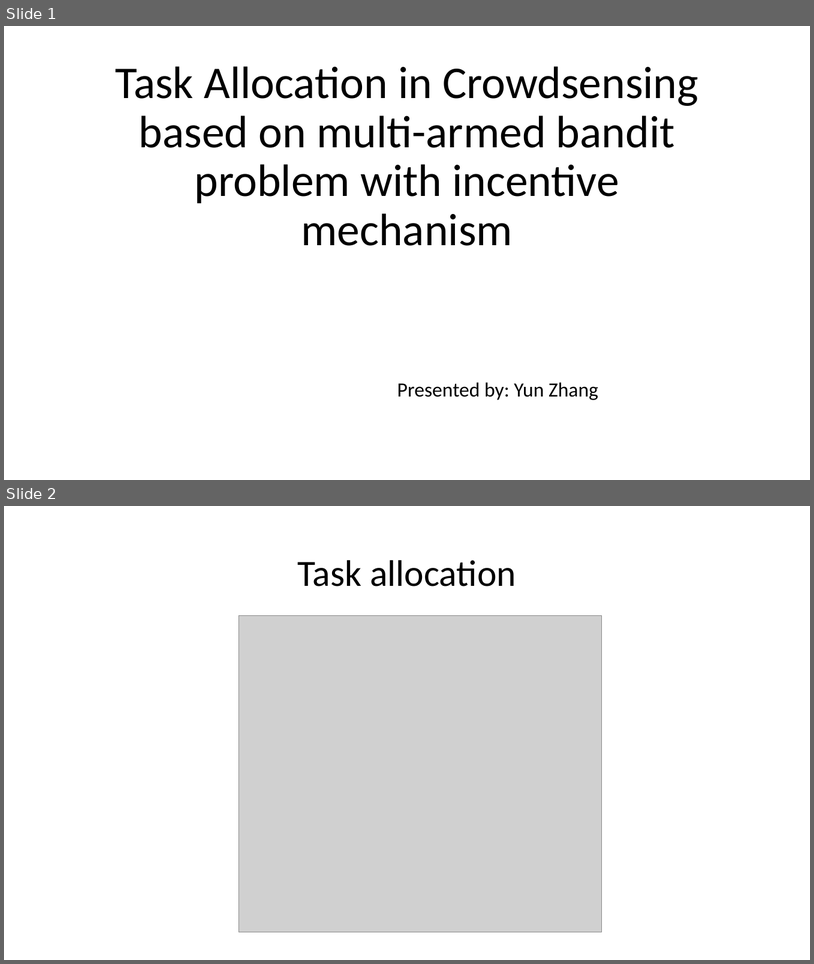
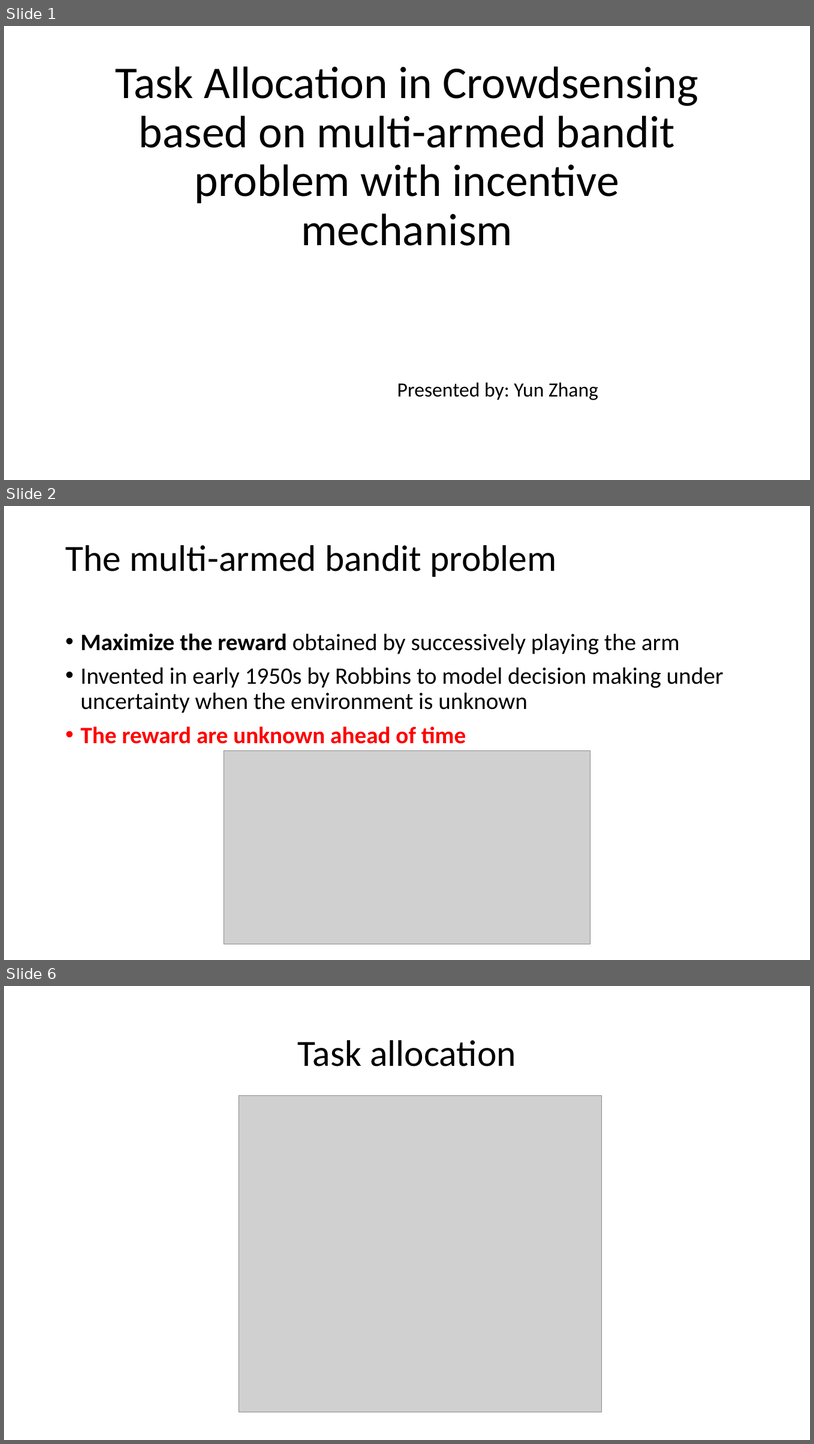
Before and after one commit to lemondy/MABPaper, a slide deck: paper/MAB_TA.pptx. Shown one above the other, each under a label of ours: slides 1 and 2 before the commit, slides 1, 2 and 6 after it; the slides between them are not shown. The pictures are 814x964 and 814x1444 pixels, drawn with LibreOffice and Linux fonts; fonts in the diff are those of the drawing; grey boxes stand for pictures. Boxes give left, top, right and bottom in pixels: in the first picture for what was removed or moved away, otherwise in the second. Text is boxed around its words. In the diff, an @@ line names an element or a change of style, - is before the commit and + after.

```diff
--- a/paper/MAB_TA.pptx
+++ b/paper/MAB_TA.pptx
@@ slide 2 added at (x1=4, y1=506, x2=810, y2=960), background #FFFFFF @@
@@ title added at (x1=65, y1=545, x2=557, y2=577), 44 pt, text #000000 @@
+The multi-armed bandit problem
@@ text added at (x1=81, y1=633, x2=724, y2=744), 28 pt, text #000000 @@
+• Maximize the reward obtained by successively playing the arm
+• Invented in early 1950s by Robbins to model decision making under uncertainty when the environment is unknown
+• The reward are unknown ahead of time
@@ picture added at (x1=224, y1=750, x2=591, y2=944) @@
@@ what was slide 2 is now slide 6 @@
```
Also in this commit, not shown: 2 slides changed, 3 other slides added, 1 slide removed.
